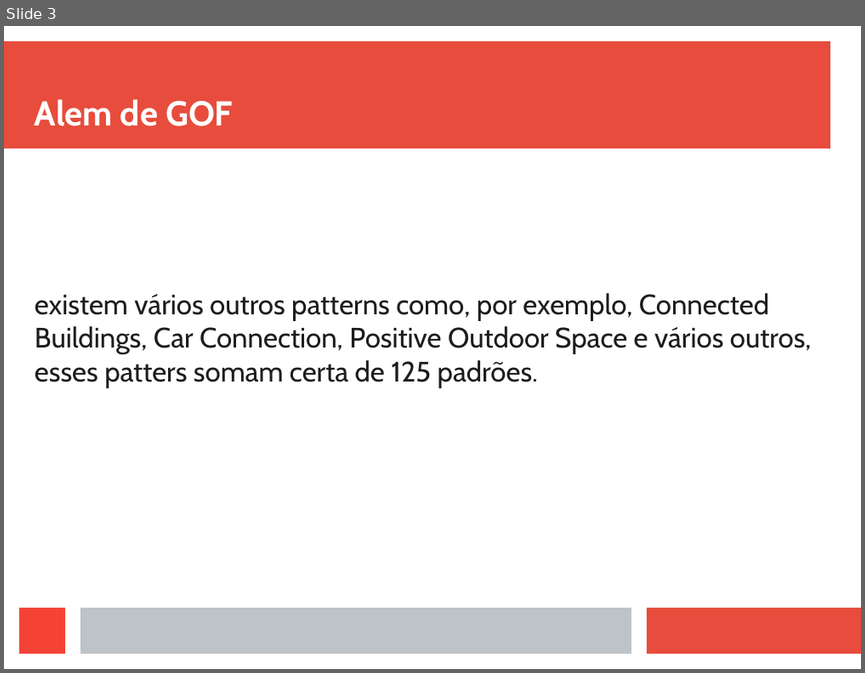
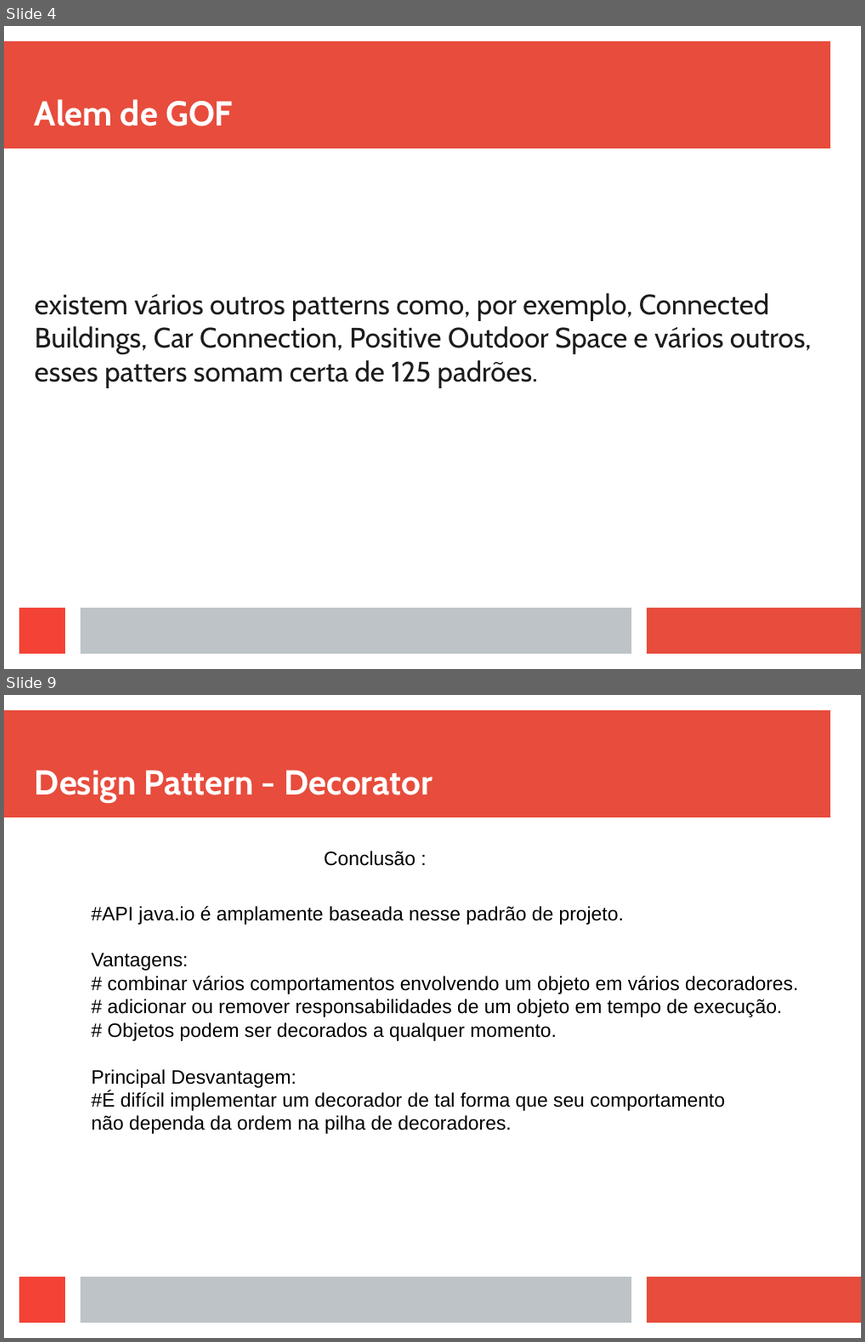
Before and after one commit to viniciusFortti/test, a slide deck: Apresentação/ApresentaçãoTerceiraSemana.odp. Shown one above the other, each under a label of ours: slide 3 before the commit, slides 4 and 9 after it; the slides between them are not shown. The pictures are 865x673 and 865x1342 pixels, drawn with LibreOffice and Linux fonts; fonts in the diff are those of the drawing. Boxes give left, top, right and bottom in pixels: in the first picture for what was removed or moved away, otherwise in the second. Text is boxed around its words. In the diff, an @@ line names an element or a change of style, - is before the commit and + after.

```diff
--- a/Apresentação/ApresentaçãoTerceiraSemana.odp
+++ b/Apresentação/ApresentaçãoTerceiraSemana.odp
@@ slide 9 added at (4, 695, 861, 1338), background #FFFFFF; not listed: 4 template elements that a slide beside it also shows @@
@@ title added at (35, 770, 432, 803), 32 pt, text #FFFFFF, bold @@
+Design Pattern - Decorator
@@ text added at (324, 851, 415, 866), 18 pt, text #000000 @@
+Conclusão :
@@ text added at (92, 906, 798, 1134), 18 pt, text #000000 @@
+#API java.io é amplamente baseada nesse padrão de projeto.
+Vantagens:
+# combinar vários comportamentos envolvendo um objeto em vários decoradores.
+# adicionar ou remover responsabilidades de um objeto em tempo de execução.
+# Objetos podem ser decorados a qualquer momento.
+Principal Desvantagem:
+#É difícil implementar um decorador de tal forma que seu comportamento
+não dependa da ordem na pilha de decoradores.
@@ what was slide 3 is now slide 4 @@
```
Also in this commit, not shown: 2 slides changed, 10 other slides added, 2 slides removed, 17 other files.
